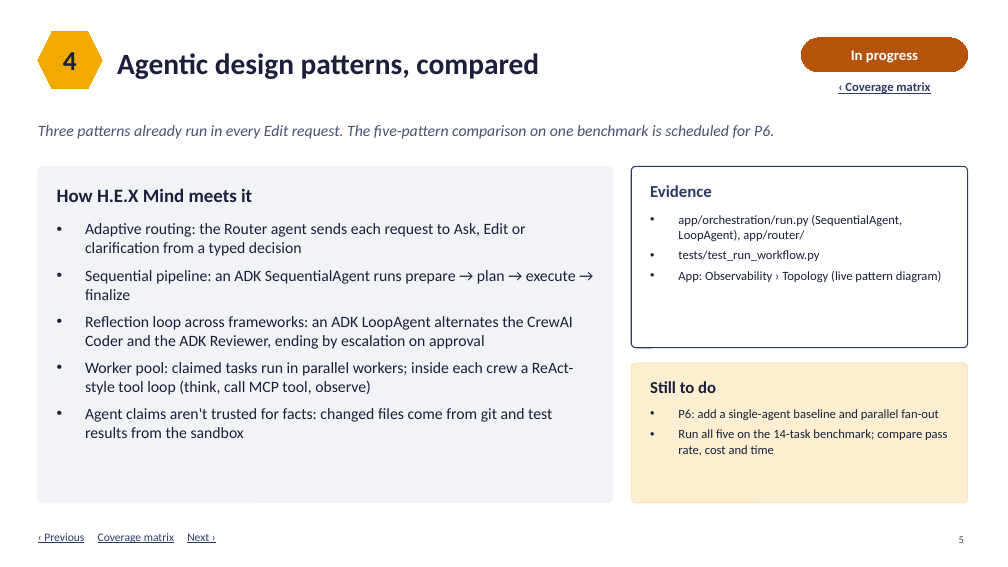
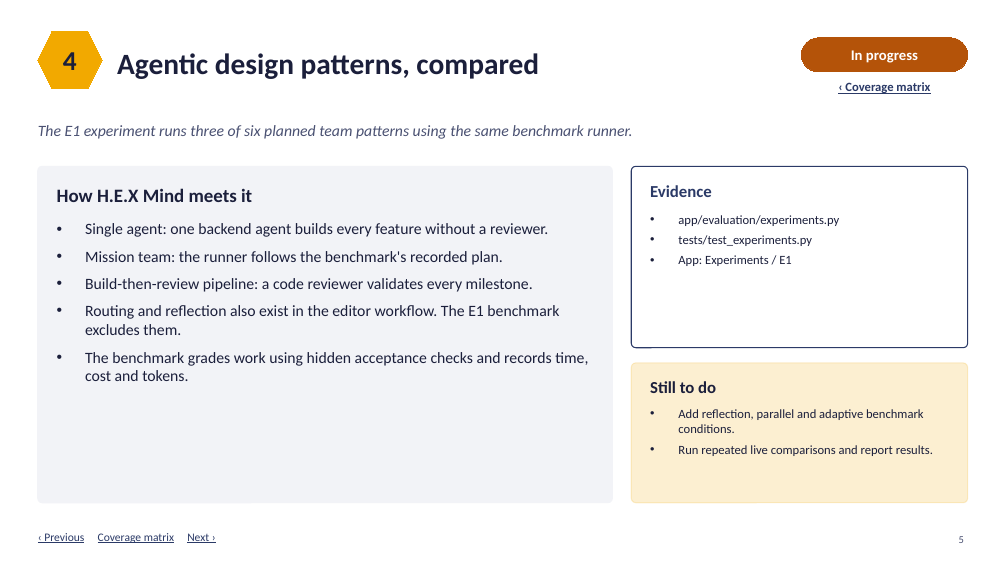
Before and after one commit to Cykikz/HEX, a slide deck: slide 5 of HEX_Mind_Requirements_Coverage_v2.pptx. Drawn at 1008x567 pixels with LibreOffice and Linux fonts; fonts in the diff are those of the drawing. Boxes give left, top, right and bottom in pixels: in the first picture for what was removed or moved away, otherwise in the second. Text is boxed around its words. In the diff, an @@ line names an element or a change of style, - is before the commit and + after.

Commit message:
Refresh course requirements coverage and record HEX Town

```diff
--- a/HEX_Mind_Requirements_Coverage_v2.pptx
+++ b/HEX_Mind_Requirements_Coverage_v2.pptx
@@ text at box(38, 125, 632, 139): text changed @@
-Three patterns already run in every Edit request. The five-pattern comparison on one benchmark is scheduled for P6.
+The E1 experiment runs three of six planned team patterns using the same benchmark runner.
@@ text at box(85, 223, 588, 381): text changed @@
-• Adaptive routing: the Router agent sends each request to Ask, Edit or clarification from a typed decision
-• Sequential pipeline: an ADK SequentialAgent runs prepare → plan → execute → finalize
-• Reflection loop across frameworks: an ADK LoopAgent alternates the CrewAI Coder and the ADK Reviewer, ending by escalation on approval
-• Worker pool: claimed tasks run in parallel workers; inside each crew a ReAct-style tool loop (think, call MCP tool, observe)
-• Agent claims aren't trusted for facts: changed files come from git and test results from the sandbox
+• Single agent: one backend agent builds every feature without a reviewer.
+• Mission team: the runner follows the benchmark's recorded plan.
+• Build-then-review pipeline: a code reviewer validates every milestone.
+• Routing and reflection also exist in the editor workflow. The E1 benchmark excludes them.
+• The benchmark grades work using hidden acceptance checks and records time, cost and tokens.
@@ text at box(678, 215, 839, 266): text changed @@
-• app/orchestration/run.py (SequentialAgent, LoopAgent), app/router/
-• tests/test_run_workflow.py
-• App: Observability › Topology (live pattern diagram)
+• app/evaluation/experiments.py
+• tests/test_experiments.py
+• App: Experiments / E1
@@ text at box(678, 409, 933, 456): text changed @@
-• P6: add a single-agent baseline and parallel fan-out
-• Run all five on the 14-task benchmark; compare pass rate, cost and time
+• Add reflection, parallel and adaptive benchmark conditions.
+• Run repeated live comparisons and report results.
```
Also in this commit, not shown: 12 other slides changed, 1 other file.
